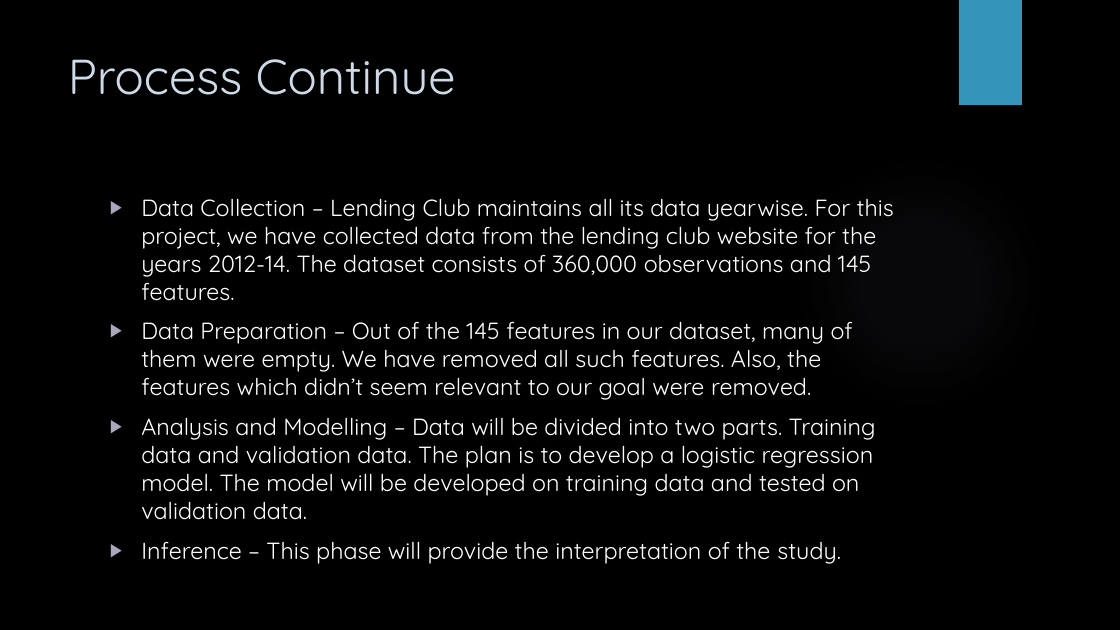
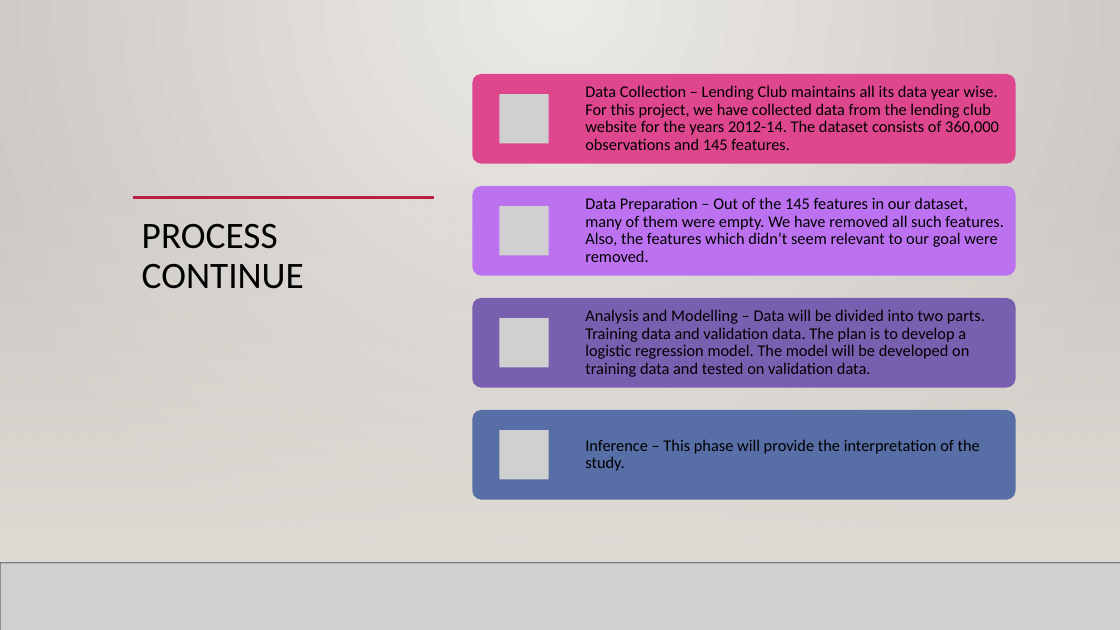
Before and after one commit to sakshamsood2110/pyJupyter, a slide deck: slide 5 of Project/Loan Default Prediction with Predictive Analysis.pptx. Drawn at 1120x630 pixels with LibreOffice and Linux fonts; fonts in the diff are those of the drawing; grey boxes stand for pictures; background and template pictures are left out. Boxes give left, top, right and bottom in pixels: in the first picture for what was removed or moved away, otherwise in the second. Text is boxed around its words. In the diff, an @@ line names an element or a change of style, - is before the commit and + after.

```diff
--- a/Project/Loan Default Prediction with Predictive Analysis.pptx
+++ b/Project/Loan Default Prediction with Predictive Analysis.pptx
@@ background picture (left out) to gradient #ECEAE7 to #CAC7C1 @@
@@ rectangle added at (0,0,1120,630), fill gradient #ECEAE7 to #CAC7C1 @@
@@ rectangle removed at (959,0,1022,105) @@
@@ line added from (134, 170) to (1017, 170), #B71E42 2.5 pt @@
@@ ellipse removed at (791,154,1049,413) @@
@@ rectangle added at (0,186,1120,563), fill gradient #DFDBD5 @@
@@ rectangle added at (0,186,1120,563), fill gradient #DFDBD5 @@
@@ line added from (134, 197) to (434, 197), #B71E42 2.5 pt @@
@@ text removed at (141,198,894,564) @@
-▶ Data Collection – Lending Club maintains all its data yearwise. For this project, we have collected data from the lending club website for the years 2012-14. The dataset consists of 360,000 observations and 145 features.
-▶ Data Preparation – Out of the 145 features in our dataset, many of them were empty. We have removed all such features. Also, the features which didn’t seem relevant to our goal were removed.
-▶ Analysis and Modelling – Data will be divided into two parts. Training data and validation data. The plan is to develop a logistic regression model. The model will be developed on training data and tested on validation data.
-▶ Inference – This phase will provide the interpretation of the study.
@@ title at (142,223,304,289): text changed; size 42 to 32 pt; font Quicksand to Calibri; text colour #CEDBE6 to #000000 @@
-Process Continue
+PROCESS CONTINUE
@@ group added at (472,74,1016,500): 4 rounded rectangles, 4 pictures, 4 texts @@
+Data Collection – Lending Club maintains all its data year wise. For this project, we have collected data from the lending club website for the years 2012-14. The dataset consists of 360,000 observations and 145 features.
+Data Preparation – Out of the 145 features in our dataset, many of them were empty. We have removed all such features. Also, the features which didn’t seem relevant to our goal were removed.
+Analysis and Modelling – Data will be divided into two parts. Training data and validation data. The plan is to develop a logistic regression model. The model will be developed on training data and tested on validation data.
+Inference – This phase will provide the interpretation of the study.
@@ line added from (0, 563) to (1120, 563), #000001 1 pt @@
@@ picture added at (0,563,1120,630) @@
@@ line added from (0, 563) to (1120, 563), #000001 1 pt @@
```
Also in this commit, not shown: 8 other slides changed.
